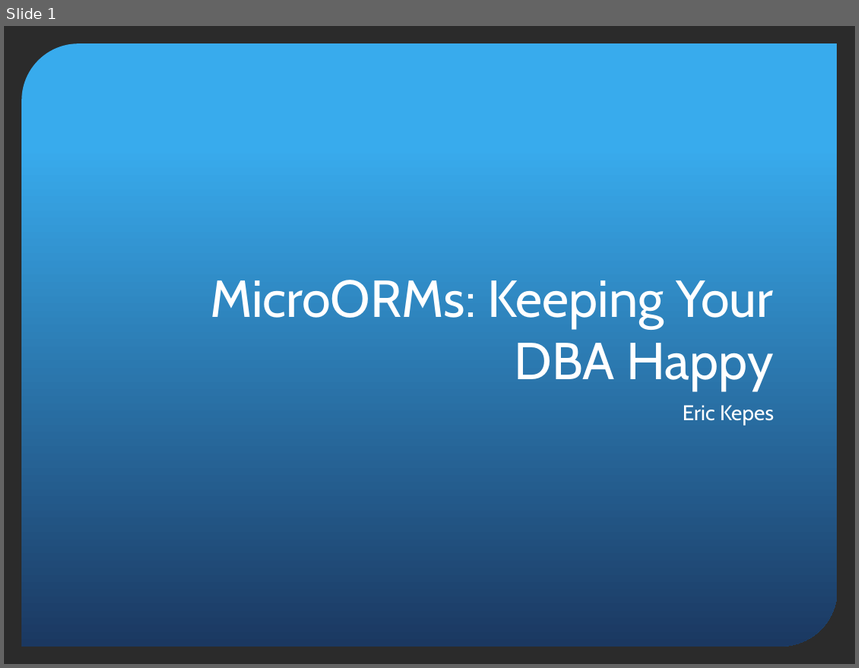
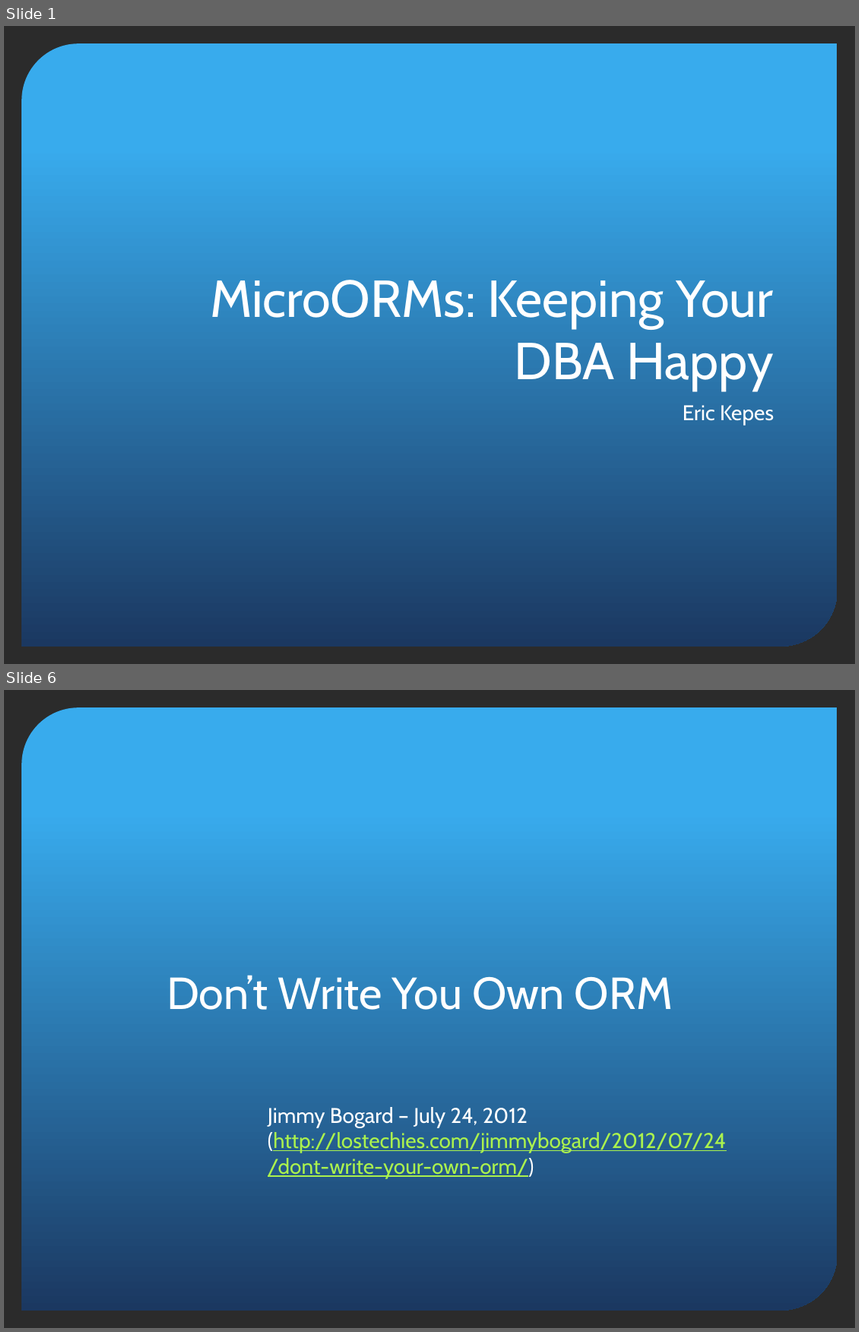
Before and after one commit to ekepes/Presentations, a slide deck: MicroORMs/MicroORMs - Keeping Your DBA Happy.pptx. Shown one above the other, each under a label of ours: slide 1 before the commit, slides 1 and 6 after it; the slides between them are not shown. The pictures are 859x668 and 859x1332 pixels, drawn with LibreOffice and Linux fonts; fonts in the diff are those of the drawing; background and template pictures are left out; a plain dark background stands for a picture behind light text. Boxes give left, top, right and bottom in pixels: in the first picture for what was removed or moved away, otherwise in the second. Text is boxed around its words. In the diff, an @@ line names an element or a change of style, - is before the commit and + after.

```diff
--- a/MicroORMs/MicroORMs - Keeping Your DBA Happy.pptx
+++ b/MicroORMs/MicroORMs - Keeping Your DBA Happy.pptx
@@ slide 6 added at [4,690,855,1328], background picture (left out); not listed: 1 template element that a slide beside it also shows @@
@@ title added at [167,975,673,1010], 38 pt, text #FFFFFF @@
+Don’t Write You Own ORM
@@ text added at [268,1107,727,1179], 18 pt, text #ABF24D, underline @@
+Jimmy Bogard – July 24, 2012 (http://lostechies.com/jimmybogard/2012/07/24/dont-write-your-own-orm/)
```
Also in this commit, not shown: 1 slide changed, 10 other slides added, 1 other file.
